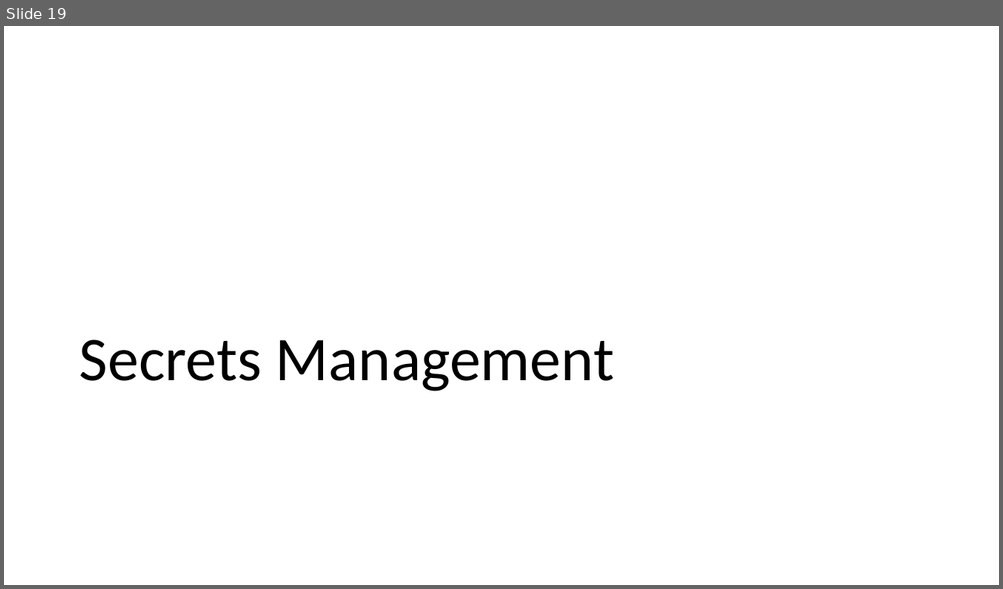
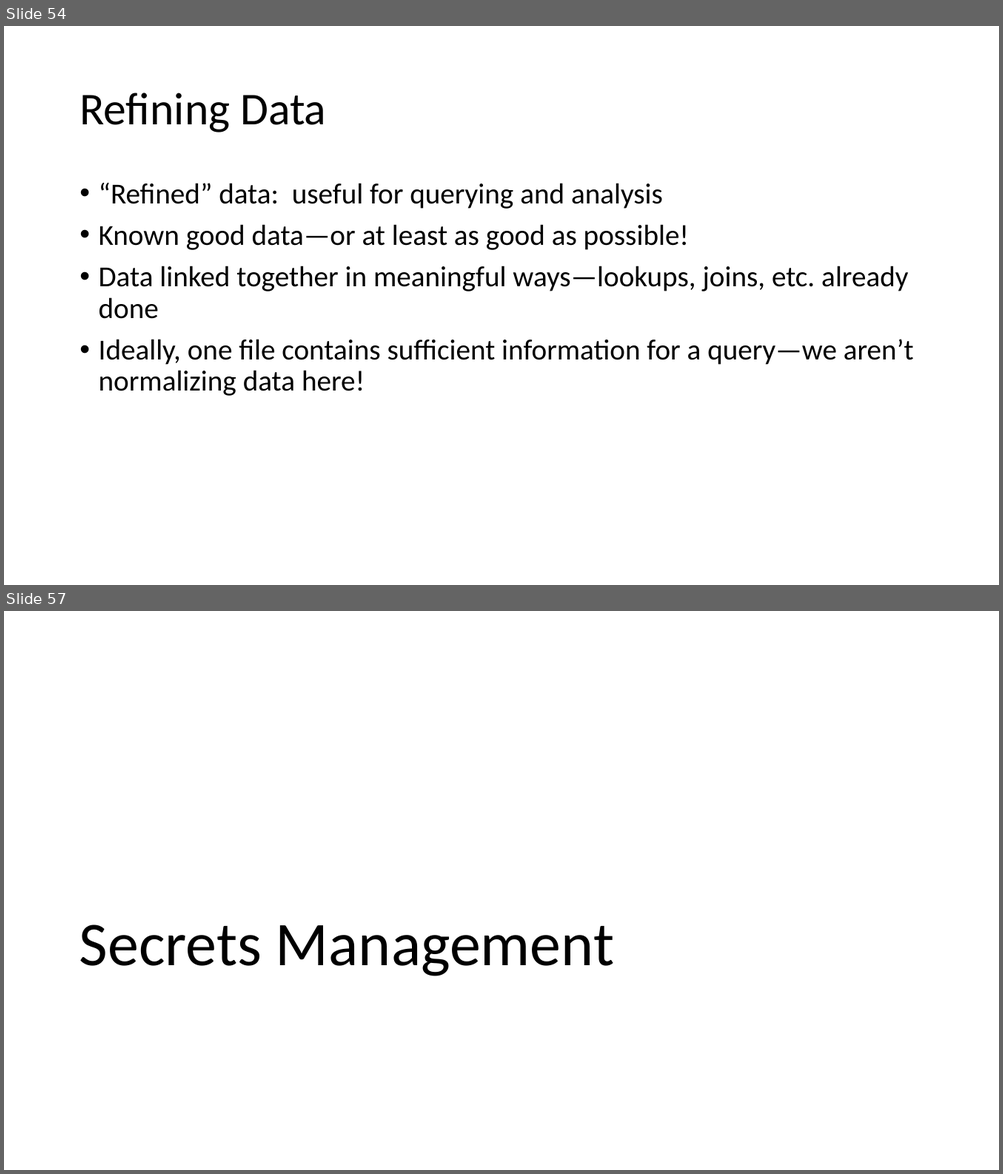
Before and after one commit to solliancenet/precon-synapse-power-bi, a slide deck: Slides/02 - Synapse Development.pptx. Shown one above the other, each under a label of ours: slide 19 before the commit, slides 54 and 57 after it; the slides between them are not shown. The pictures are 1003x589 and 1003x1174 pixels, drawn with LibreOffice and Linux fonts; fonts in the diff are those of the drawing. Boxes give left, top, right and bottom in pixels: in the first picture for what was removed or moved away, otherwise in the second. Text is boxed around its words. In the diff, an @@ line names an element or a change of style, - is before the commit and + after.

```diff
--- a/Slides/02 - Synapse Development.pptx
+++ b/Slides/02 - Synapse Development.pptx
@@ slide 54 added at (4,26,999,585), background #FFFFFF @@
@@ title added at (79,93,326,133), 44 pt, text #000000 @@
+Refining Data
@@ text added at (99,183,913,396), 28 pt, text #000000 @@
+• “Refined” data: useful for querying and analysis
+• Known good data—or at least as good as possible!
+• Data linked together in meaningful ways—lookups, joins, etc. already done
+• Ideally, one file contains sufficient information for a query—we aren’t normalizing data here!
@@ what was slide 19 is now slide 57 @@
```
Also in this commit, not shown: 2 slides changed, 48 other slides added, 3 slides removed.
